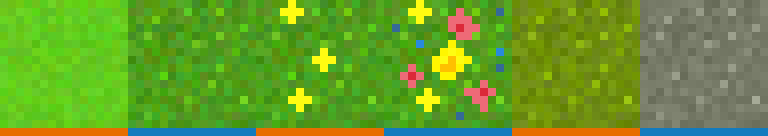
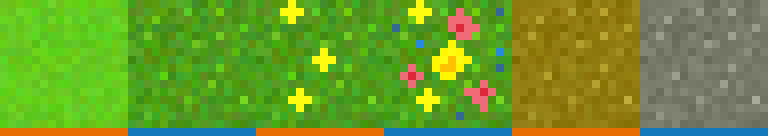
Comparing the layer stacks of the two (768, 136) images. Changes:
pixels changed over <box>512,0,640,128</box> (layer not identified)
